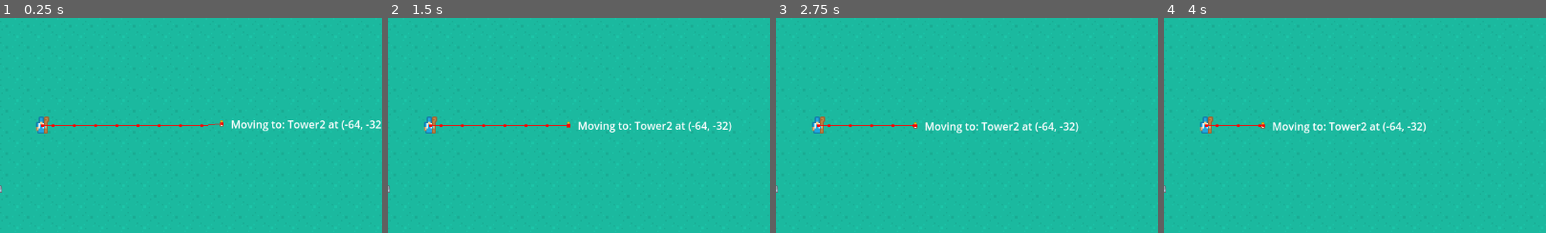
Above: before the commit, frames 1-4 (left to right).
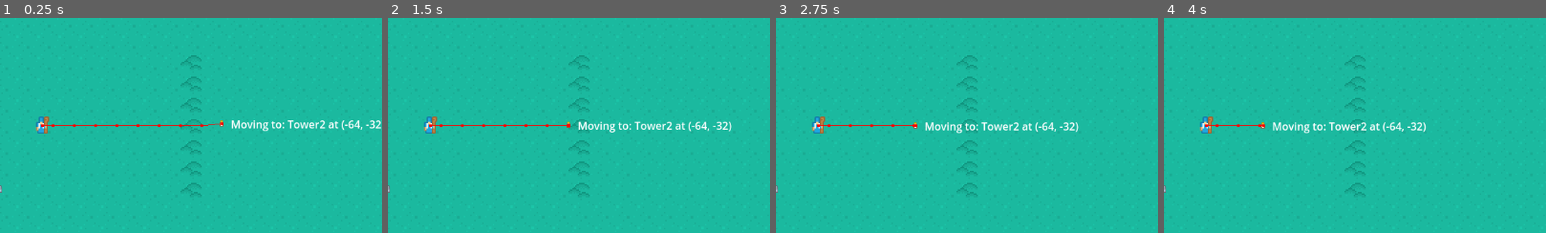
Above: after the commit, the same moments.

Repository: mstarongithub/Piratejam14
Game: Godot game, scene res://TowerDefence/main.tscn
Two runs of this game, one before a commit and one after it. Both use one fixed random seed, a clock stepped at 60 frames per second and the inputs below. This scene is started directly instead of the project's main scene. The engine's default icon, where the game draws it, is replaced by a stand-in: a white triangle on a blue panel in a dark square.
Inputs (mouse positions are % of the whole screen's width and height, from its top left):
- Up to frame 1 (0.25 s): no input
- Up to frame 2 (1.5 s): tap Enter (action_confirm) at 0.5, 0.6, 1.25 s; move the mouse to (72, 45) at 0.52 s; hold D (move_right) 0.53-1.28 s; click (72, 45) at 0.67 s; move the mouse to (30, 55) at 1.27 s; hold S (move_down) from 1.28 s (still down); tap Mouse wheel up (zoom_in) at 1.35 s
- Up to frame 3 (2.75 s): tap Enter (action_confirm) at 2 s; move the mouse to (60, 28) at 2.02 s; release S (move_down) at 2.03 s; hold D (move_right) from 2.03 s (still down); tap Mouse wheel down (zoom_out) at 2.1 s
- Up to frame 4 (4 s): move the mouse to (45, 70) at 2.77 s; release D (move_right) at 2.78 s; hold W (move_up) 2.78-3.53 s; tap Enter (action_confirm) at 2.85 s; click (45, 70) at 2.92 s; move the mouse to (80, 65) at 3.52 s; hold A (move_left) from 3.53 s (still down); tap Mouse wheel up (zoom_in) at 3.6 s
The pictures show only the part of the screen within x 39-89%, y 20-70%; the shares and areas given below are measured in that part.

The runs differ from the first frame. In frame 1, 0.4% of the frame differs, in the area x 47-53%, y 17-83%; in frame 2, 0.4%; in frame 3, 0.4%; in frame 4, 0.4%.

Commit message:
Godot did something

Diff:
--- a/TowerDefence/Tower.tscn
+++ b/TowerDefence/Tower.tscn
@@ -18,14 +18,16 @@
 script = ExtResource("1_43ys4")
 
 [node name="Area2D" type="Area2D" parent="."]
+visible = false
 collision_layer = 0
 collision_mask = 2
 input_pickable = false
 
 [node name="CollisionShape2D" type="CollisionShape2D" parent="Area2D"]
-shape = SubResource("CircleShape2D_3une1")
+shape = SubResource("CircleShape2D_64gmw")
 
 [node name="StaticBody2D" type="StaticBody2D" parent="."]
+visible = false
 collision_layer = 5
 
 [node name="CollisionShape2D" type="CollisionShape2D" parent="StaticBody2D"]
@@ -35,4 +37,5 @@
 one_shot = true
 
 [node name="NavigationObstacle2D" type="NavigationObstacle2D" parent="."]
+visible = false
 radius = 16.0
--- a/TowerDefence/main.tscn
+++ b/TowerDefence/main.tscn
@@ -1,9 +1,10 @@
-[gd_scene load_steps=14 format=3 uid="uid://dgv8iwbnew8h5"]
+[gd_scene load_steps=12 format=3 uid="uid://dgv8iwbnew8h5"]
 
-[ext_resource type="TileSet" uid="uid://cwhd1smg8rpse" path="res://MedievalTileSet.tres" id="1_17csn"]
+[ext_resource type="TileSet" uid="uid://dd33gq2ur0d3" path="res://MedievalTileSet.tres" id="1_17csn"]
 [ext_resource type="PackedScene" uid="uid://ciw8nt3udf54m" path="res://TowerDefence/Tower.tscn" id="2_3ko36"]
 [ext_resource type="PackedScene" uid="uid://dwi8g8brrqs2g" path="res://TowerDefence/Enemy.tscn" id="3_0ioof"]
 [ext_resource type="Script" path="res://TowerDefence/TowerData.gd" id="3_ohvuq"]
+[ext_resource type="Texture2D" uid="uid://biq4wh60t1arc" path="res://Assets/RTS Medieval/medievalUnit_01.png" id="4_3pmrg"]
 [ext_resource type="Resource" uid="uid://b7um3bh0vmqrh" path="res://TowerDefence/Towers/RingOfSomething.tres" id="4_8m68q"]
 [ext_resource type="Script" path="res://TowerDefence/EnemyData.gd" id="4_b5xoh"]
 
@@ -43,7 +44,7 @@
 tile_set = ExtResource("1_17csn")
 format = 2
 layer_0/name = "Ground"
-layer_0/tile_data = PackedInt32Array(65535, 0, 0, 65534, 0,  …(6962 unchanged characters)… , 0, 196612, 0, 0, 131076, 0, 0, 65540, 0, 0, 4, 0, 0, -65532, 0, 0, -131068, 0, 0, -196604, 0, 0, -262140, 0, 0, -327676, 0, 0, -393212, 0, 0, -458748, 0, 0, -5242 …(6511 unchanged characters)…
+layer_0/tile_data = PackedInt32Array(65535, 0, 0, 65534, 0,  …(6962 unchanged characters)… , 0, 196612, 0, 0, 131076, 0, 0, 65540, 262144, 0, 4, 262144, 0, -65532, 262144, 0, -131068, 262144, 0, -196604, 262144, 0, -262140, 262144, 0, -327676, 262144, 0, -393212, 0, 0, -458748, 0, 0, -5242 …(6511 unchanged characters)…
 layer_1/name = "Paths"
 layer_1/tile_data = PackedInt32Array()
 layer_2/name = "Buildings"
@@ -58,6 +59,7 @@
 
 [node name="Tower2" parent="." instance=ExtResource("2_3ko36")]
 position = Vector2(-64, -32)
+texture = ExtResource("4_3pmrg")
 config = ExtResource("4_8m68q")
 
 [node name="Tower3" parent="." instance=ExtResource("2_3ko36")]
Not shown: 1 places in MedievalTileSet.tres that only renumber resources
Not shown: 1 places in TowerDefence/Tower.tscn that only renumber resources
